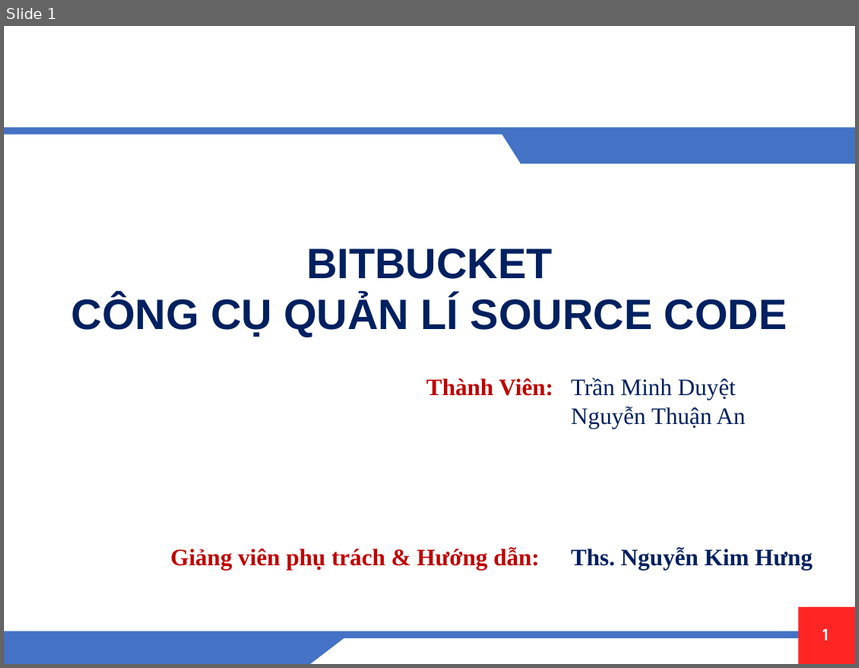
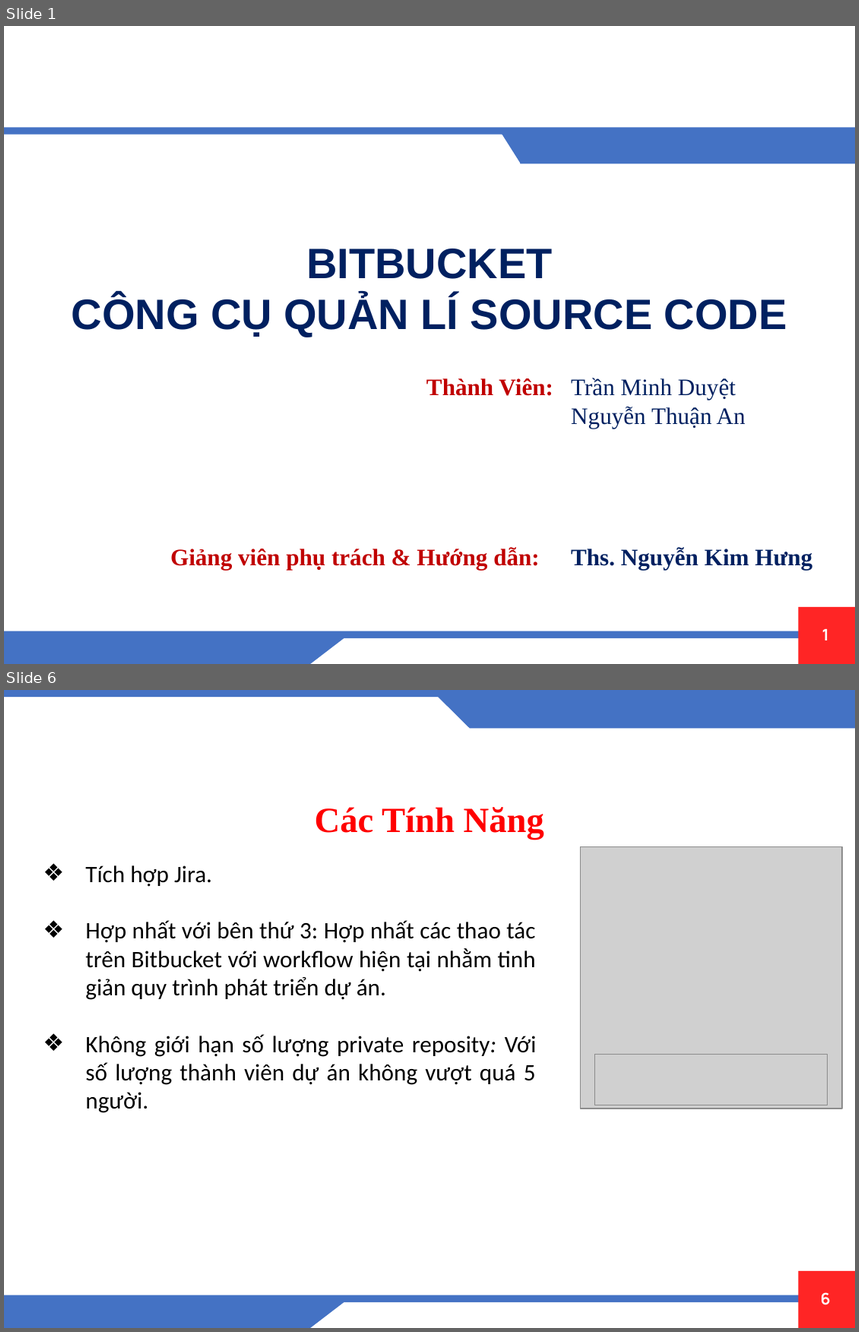
Before and after one commit to tmduyet/moitruongphanmem, a slide deck: Đóng gói phần mềm [Autosaved].pptx. Shown one above the other, each under a label of ours: slide 1 before the commit, slides 1 and 6 after it; the slides between them are not shown. The pictures are 859x668 and 859x1332 pixels, drawn with LibreOffice and Linux fonts; fonts in the diff are those of the drawing; grey boxes stand for pictures; background and template pictures are left out. Boxes give left, top, right and bottom in pixels: in the first picture for what was removed or moved away, otherwise in the second. Text is boxed around its words. In the diff, an @@ line names an element or a change of style, - is before the commit and + after.

```diff
--- a/Đóng gói phần mềm [Autosaved].pptx
+++ b/Đóng gói phần mềm [Autosaved].pptx
@@ slide 6 added at (4, 690, 855, 1328), background #FFFFFF; not listed: 5 template elements that a slide beside it also shows @@
@@ rectangle added at (4, 690, 855, 697), fill #4472C4 @@
@@ right triangle added at (436, 695, 471, 728), fill #4472C4 @@
@@ rectangle added at (470, 695, 855, 728), fill #4472C4 @@
@@ text added at (315, 807, 544, 840), 30 pt, text #FF0000, bold @@
+Các Tính Năng
@@ picture added at (580, 847, 842, 1109) @@
@@ text added at (85, 866, 537, 1113), 20 pt, text #000000 @@
+❖ Tích hợp Jira.
+❖ Hợp nhất với bên thứ 3: Hợp nhất các thao tác trên Bitbucket với workflow hiện tại nhằm tinh giản quy trình phát triển dự án.
+❖ Không giới hạn số lượng private reposity: Với số lượng thành viên dự án không vượt quá 5 người.
@@ picture added at (595, 1054, 828, 1106) @@
```
Also in this commit, not shown: 4 slides changed, 3 other slides added, 1 slide removed, 1 other file.
